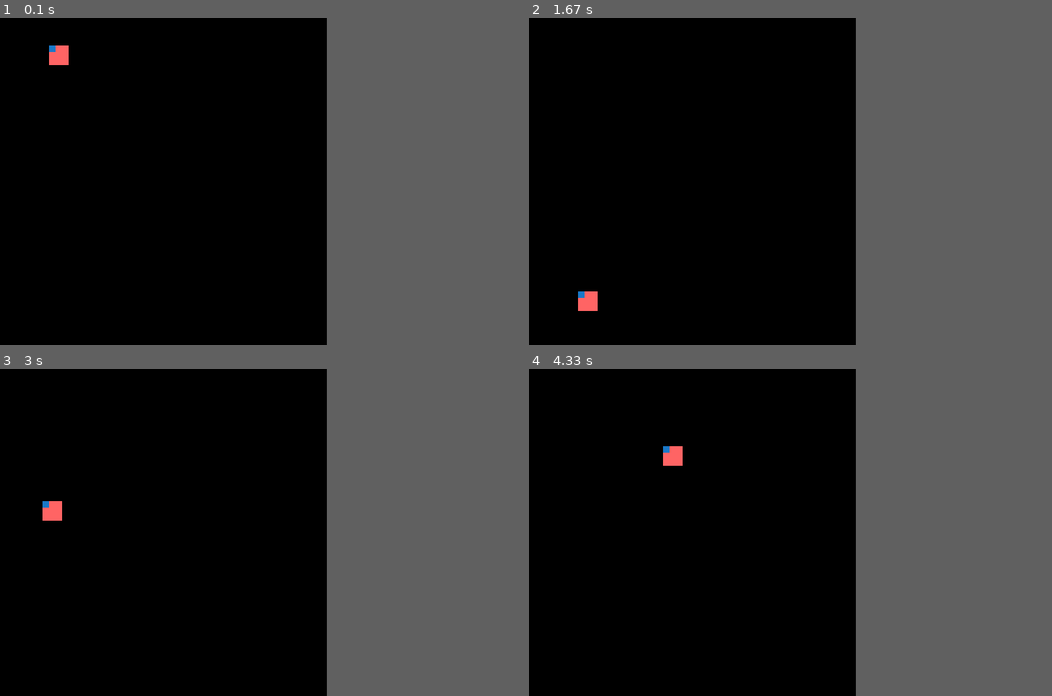
Above: before the commit, frames 1-4 (two rows, left to right).
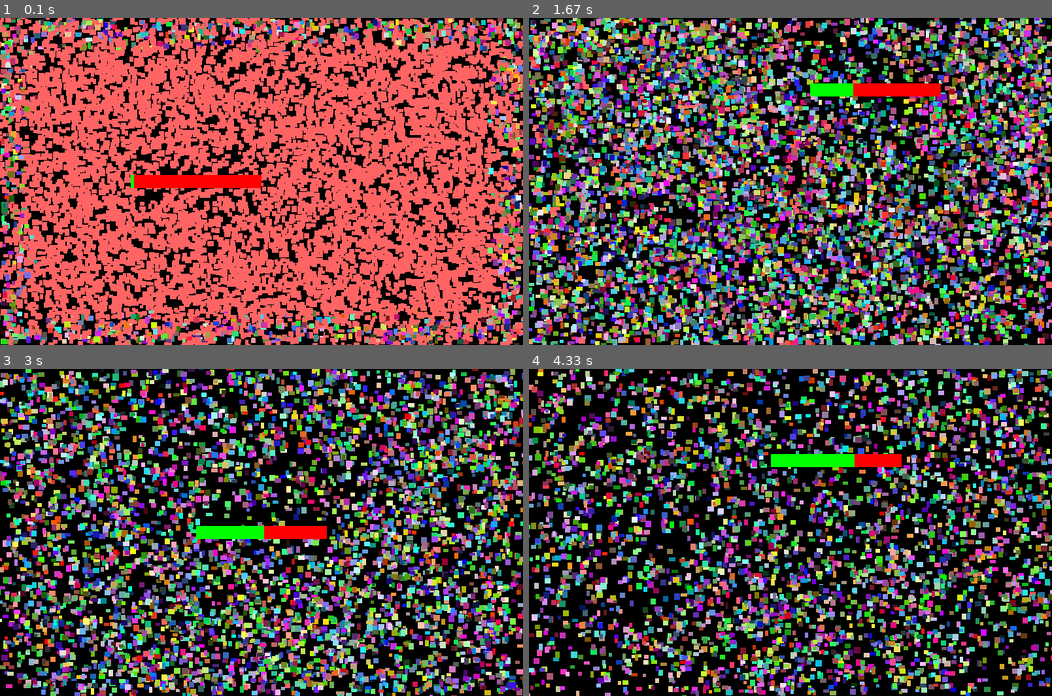
Above: after the commit, the same moments.

Repository: nico-richard/pygame
Game: pygame game, started from main.py
Same seed, same stepped clock (60 frames per second), same inputs: the game is played once before the commit and once after it.
Inputs:
- Up to frame 1 (0.1 s): no input
- Up to frame 2 (1.67 s): hold Right 0.33-0.8 s; hold Up 0.83-1.3 s; hold Right from 1.33 s (still down)
- Up to frame 3 (3 s): release Right at 1.8 s; hold Left 1.83-2.37 s; hold Down 2.4-2.87 s; hold Left from 2.9 s (still down)
- Up to frame 4 (4.33 s): release Left at 3.3 s; hold Up 3.33-3.7 s; hold Right from 3.73 s (still down)
In our replay, the window is 500x500 before the commit and 800x500 after it. These sizes can differ from the game's own. Grey fills any space a smaller window leaves; there, only what the larger window draws over its background counts as a difference.

The runs differ from the first frame. In frame 1, 59% of the frame differs, in the area x 0-100%, y 0-100%; in frame 2, 60%; in frame 3, 49%; in frame 4, 39%.

Commit message:
feat(boucing game): finish game

Diff:
--- a/main.py
+++ b/main.py
@@ -1,37 +1,137 @@
+import string
+from random import randint, random, randrange, choice
 import pygame, sys
 
-pygame.init()
-fps_clock = pygame.time.Clock()
+INITIAL_SQUARE_COLOR = (255, 100, 100)
 
-screen = pygame.display.set_mode((500, 500))
-x = y = 20
-x_increment = 5
-y_increment = 2
+class Game:
 
-while True:
-    screen.fill((0, 0, 0))
-    pygame.draw.rect(screen, (255, 100, 100), pygame.Rect(x, y, 30, 30))
-    pygame.draw.rect(screen, (25, 120, 200), pygame.Rect(x, y, 10, 10))
+    def __init__(self):
+        pygame.init()
+        self.fps_clock = pygame.time.Clock()
+        self.screen = pygame.display.set_mode((800, 500))
+
+class Square(pygame.sprite.Sprite):
+
+    def __init__(self):
+        self.width = randint(5, 10)
+        self.height = randint(5, 10)
+        self.x = randint(1, game.screen.get_width() - self.width - 1)
+        self.y = randint(1, game.screen.get_height() - self.height - 1)
+        self.x_increment = randint(2, 10) * randrange(-1, 2, 2)
+        self.y_increment = randint(2, 10) * randrange(-1, 2, 2)
+        self.color = INITIAL_SQUARE_COLOR
+        self.name = ''.join([choice(string.ascii_lowercase) for _ in range(8)])
+        self.draw_rect()
+        pygame.sprite.Sprite.__init__(self)
+
+    def draw_rect(self):
+        self.rect = pygame.Rect(self.x, self.y, self.width, self.height)
+        pygame.draw.rect(game.screen, self.color, self.rect)
+
+    def update_rect(self):
+        if self.x >= game.screen.get_size()[0] - self.width:
+            self.x_increment *= -1
+            self.set_random_color()
+
+        elif self.x <= 0:
+            self.x_increment *= -1
+            self.set_random_color()
+
+        if self.y >= game.screen.get_size()[1] - self.height:
+            self.y_increment *= -1
+            self.set_random_color()
+
+        if self.y <= 0:
+            self.y_increment *= -1
+            self.set_random_color()
+
+        self.x += self.x_increment
+        self.y += self.y_increment
+
+        # self.x_increment *= 1.001
+        # self.y_increment *= 1.001
+
+        self.draw_rect()
+
+    def set_random_color(self):
+        self.color = (randint(0, 255), randint(0, 255), randint(0, 255))
+
+
+class KillSquare(Square):
+
+    def __init__(self):
+        super().__init__()
+        self.width = 200
+        self.height = 20
+        self.x = game.screen.get_width() / 2 - self.width / 2 - 100
+        self.y = game.screen.get_height() / 2 - self.height / 2
+        self.color = (255, 0, 0)
+        self.move_right = False
+        self.move_left = False
+        self.move_up = False
+        self.move_down = False
+
+    def draw_rect(self):
+        super().draw_rect()
+        self.loading_bar = pygame.Rect(self.x, self.y, (nb_square - len(squares)) * 200 / nb_square, self.height)
+        pygame.draw.rect(game.screen, (0, 255, 0), self.loading_bar)
+
+    def move(self):
+        if self.move_right:
+            kill_square.x += 5
+        if self.move_left:
+            kill_square.x -= 5
+        if self.move_up:
+            kill_square.y -= 5
+        if self.move_down:
+            kill_square.y += 5
+
+game = Game()
+squares = pygame.sprite.Group()
+
+nb_square = 10000
+
+for _ in range(nb_square):
+    squares.add(Square())
+
+kill_square = KillSquare()
+
+while len(squares) > 1:
+    game.screen.fill((0, 0, 0))
+    for square in squares:
+        square.update_rect()
+
+    kill_square.draw_rect()
+    kill_square.move()
+
+    pygame.sprite.spritecollide(kill_square, squares, True)
     pygame.display.update()
 
-    if x >= screen.get_size()[0] - 30:
-        x_increment *= -1
-
-    elif x <= 0:
-        x_increment *= -1
-
-    if y >= screen.get_size()[1] - 30:
-        y_increment *= -1
-
-    if y <= 0:
-        y_increment *= -1
-
-    x += x_increment
-    y += y_increment
-
     for event in pygame.event.get():
+        if event.type == pygame.KEYDOWN:
+            if event.key == pygame.K_LEFT:
+                kill_square.move_left = True
+            if event.key == pygame.K_RIGHT:
+                kill_square.move_right = True
+            if event.key == pygame.K_UP:
+                kill_square.move_up = True
+            if event.key == pygame.K_DOWN:
+                kill_square.move_down = True
+        if event.type == pygame.KEYUP:
+            if event.key == pygame.K_LEFT:
+                kill_square.move_left = False
+            if event.key == pygame.K_RIGHT:
+                kill_square.move_right = False
+            if event.key == pygame.K_UP:
+                kill_square.move_up = False
+            if event.key == pygame.K_DOWN:
+                kill_square.move_down = False
         if event.type == pygame.QUIT:
             pygame.quit()
             sys.exit()
 
-    fps_clock.tick(120)
+    game.fps_clock.tick(60)
+
+for square in squares:
+    print(square.name)
Not shown, changed: .gitignore
